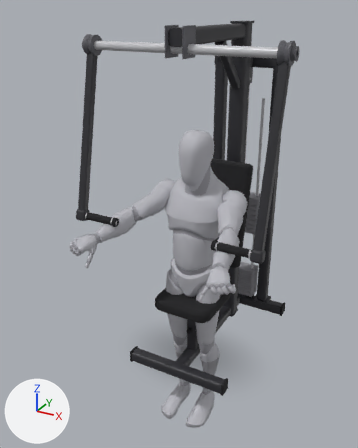
Before and after pictures for a commit that changed the glTF model app/src/main/assets/mannequins/machine_chest_press.glb.
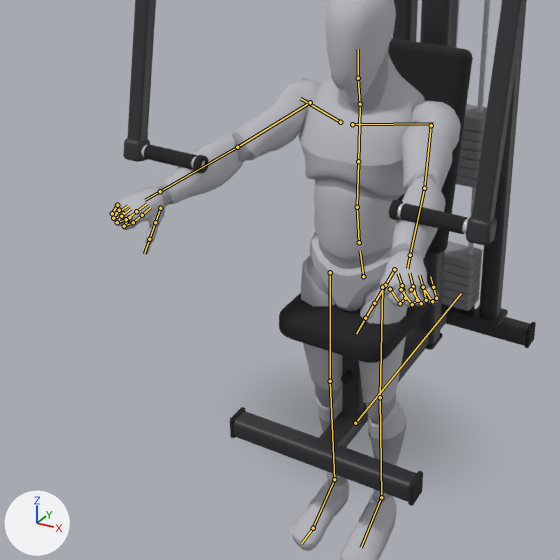
Each version is shown whole from a 50 mm camera at (1.15, -2.29, 2.03) aimed at (-0.14, 0.05, 0.85), then close up on the part from 4% to 83% of the width and 31% to 95% of the height. Every picture has the same lights, and +X, +Y and +Z are marked at lower left. The first two pictures are the older version. Both versions are drawn at frame 0 of the action 'lowering'; the numbers are the values there. The bones that change, and the others that lie on the model, are drawn over the model as lines in the close-ups.

Names of what the first close-up shows: 'body', 'body_1', 'chest_press_0', 'chest_press_16', 'chest_press_26', 'chest_press_38', 'chest_press_43', 'chest_press_46', 'chest_press_5', 'chest_press_7', 'chest_press_8', 'chest_press_9' and 30 more.
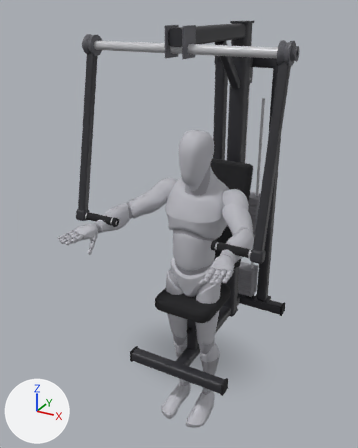
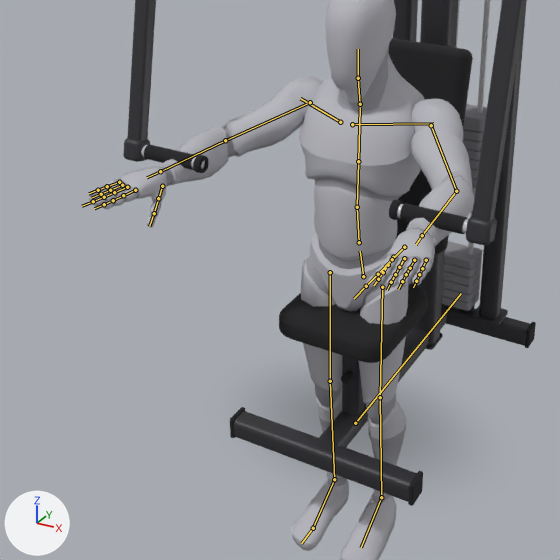
Where the change shows, as pixel boxes (x1, y1, x2, y2) in the close-ups (560 x 560 px):
'body', posed
    before: (111, 0, 461, 560)
    after: (88, 0, 474, 560)
'body_1', posed (13% wider)
    before: (112, 46, 435, 504)
    after: (98, 46, 464, 504)
bone 'upperarm_l', root to tip
    before: (431, 125) to (424, 188)
    after: (431, 125) to (456, 191)
bone 'lowerarm_l', root to tip
    before: (424, 188) to (410, 255)
    after: (456, 191) to (422, 235)
bone 'index_01_l', root to tip
    before: (390, 289) to (400, 303)
    after: (393, 257) to (388, 265)
bone 'index_02_l', root to tip
    before: (400, 303) to (405, 298)
    after: (388, 265) to (383, 272)
bone 'index_03_l', root to tip
    before: (405, 298) to (402, 285)
    after: (383, 272) to (378, 279)
bone 'middle_01_l', root to tip
    before: (401, 289) to (412, 304)
    after: (404, 258) to (399, 267)
bone 'middle_02_l', root to tip
    before: (412, 304) to (417, 300)
    after: (399, 267) to (395, 274)
bone 'middle_03_l', root to tip
    before: (417, 300) to (413, 286)
    after: (395, 274) to (391, 282)
bone 'pinky_01_l', root to tip
    before: (422, 287) to (432, 301)
    after: (426, 260) to (422, 268)
bone 'pinky_02_l', root to tip
    before: (432, 301) to (436, 298)
    after: (422, 268) to (419, 274)
bone 'pinky_03_l', root to tip
    before: (436, 298) to (433, 287)
    after: (419, 274) to (416, 281)
bone 'ring_01_l', root to tip
    before: (411, 289) to (421, 303)
    after: (414, 260) to (410, 268)
bone 'ring_02_l', root to tip
    before: (421, 303) to (426, 300)
    after: (410, 268) to (406, 274)
bone 'ring_03_l', root to tip
    before: (426, 300) to (423, 287)
    after: (406, 274) to (402, 281)
bone 'upperarm_r', root to tip
    before: (310, 102) to (237, 147)
    after: (310, 102) to (225, 140)
bone 'lowerarm_r', root to tip
    before: (237, 147) to (160, 191)
    after: (225, 140) to (160, 171)
bone 'index_01_r', root to tip
    before: (129, 217) to (124, 226)
    after: (135, 190) to (123, 195)
bone 'index_02_r', root to tip
    before: (124, 226) to (133, 222)
    after: (123, 195) to (113, 200)
bone 'index_03_r', root to tip
    before: (133, 222) to (142, 215)
    after: (113, 200) to (104, 204)
bone 'middle_01_r', root to tip
    before: (123, 213) to (117, 222)
    after: (127, 187) to (114, 192)
bone 'middle_02_r', root to tip
    before: (117, 222) to (126, 219)
    after: (114, 192) to (104, 197)
bone 'middle_03_r', root to tip
    before: (126, 219) to (136, 211)
    after: (104, 197) to (93, 201)
bone 'pinky_01_r', root to tip
    before: (117, 205) to (112, 213)
    after: (119, 182) to (107, 186)
bone 'pinky_02_r', root to tip
    before: (112, 213) to (119, 211)
    after: (107, 186) to (98, 190)
bone 'pinky_03_r', root to tip
    before: (119, 211) to (128, 205)
    after: (98, 190) to (89, 193)
bone 'ring_01_r', root to tip
    before: (119, 210) to (113, 218)
    after: (122, 185) to (110, 190)
bone 'ring_02_r', root to tip
    before: (113, 218) to (121, 216)
    after: (110, 190) to (101, 194)
bone 'ring_03_r', root to tip
    before: (121, 216) to (131, 208)
    after: (101, 194) to (91, 198)

The change in detail:
Bone 'upperarm_l' (bone_upperarm_l) turns from (67, -5, -49) to (50, -3, -29) degrees about its own x, y and z.
Bone 'lowerarm_l' (bone_lowerarm_l) turns from (5, 51, 4) to (39, 24, 18) degrees about its own x, y and z.
Bone 'index_01_l' (bone_index_01_l) turns from (58, 21, -37) to (0, 0, 0) degrees about its own x, y and z.
Bone 'index_02_l' (bone_index_02_l) turns from (62, 24, -39) to (0, 0, 0) degrees about its own x, y and z.
Bone 'index_03_l' (bone_index_03_l) turns from (47, 14, -31) to (0, 0, 0) degrees about its own x, y and z.
Bone 'middle_01_l' (bone_middle_01_l) turns from (57, 20, -36) to (0, 0, 0) degrees about its own x, y and z.
Bone 'middle_02_l' (bone_middle_02_l) turns from (60, 22, -38) to (0, 0, 0) degrees about its own x, y and z.
Bone 'middle_03_l' (bone_middle_03_l) turns from (45, 13, -30) to (0, 0, 0) degrees about its own x, y and z.
Bone 'pinky_01_l' (bone_pinky_01_l) turns from (56, 19, -36) to (0, 0, 0) degrees about its own x, y and z.
Bone 'pinky_02_l' (bone_pinky_02_l) turns from (60, 22, -37) to (0, 0, 0) degrees about its own x, y and z.
Bone 'pinky_03_l' (bone_pinky_03_l) turns from (45, 12, -30) to (0, 0, 0) degrees about its own x, y and z.
Bone 'ring_01_l' (bone_ring_01_l) turns from (56, 19, -36) to (0, 0, 0) degrees about its own x, y and z.
Bone 'ring_02_l' (bone_ring_02_l) turns from (60, 22, -37) to (0, 0, 0) degrees about its own x, y and z.
Bone 'ring_03_l' (bone_ring_03_l) turns from (45, 13, -30) to (0, 0, 0) degrees about its own x, y and z.
Bone 'upperarm_r' (bone_upperarm_r) turns from (67, 5, 49) to (50, 3, 29) degrees about its own x, y and z.
Bone 'lowerarm_r' (bone_lowerarm_r) turns from (5, -51, -4) to (39, -24, -18) degrees about its own x, y and z.
Bone 'index_01_r' (bone_index_01_r) turns from (58, -21, 37) to (0, 0, 0) degrees about its own x, y and z.
Bone 'index_02_r' (bone_index_02_r) turns from (62, -24, 39) to (0, 0, 0) degrees about its own x, y and z.
Bone 'index_03_r' (bone_index_03_r) turns from (47, -14, 31) to (0, 0, 0) degrees about its own x, y and z.
Bone 'middle_01_r' (bone_middle_01_r) turns from (57, -20, 36) to (0, 0, 0) degrees about its own x, y and z.
Bone 'middle_02_r' (bone_middle_02_r) turns from (60, -22, 38) to (0, 0, 0) degrees about its own x, y and z.
Bone 'middle_03_r' (bone_middle_03_r) turns from (45, -13, 30) to (0, 0, 0) degrees about its own x, y and z.
Bone 'pinky_01_r' (bone_pinky_01_r) turns from (56, -19, 36) to (0, 0, 0) degrees about its own x, y and z.
Bone 'pinky_02_r' (bone_pinky_02_r) turns from (60, -22, 37) to (0, 0, 0) degrees about its own x, y and z.
Bone 'pinky_03_r' (bone_pinky_03_r) turns from (45, -12, 30) to (0, 0, 0) degrees about its own x, y and z.
Bone 'ring_01_r' (bone_ring_01_r) turns from (56, -19, 36) to (0, 0, 0) degrees about its own x, y and z.
Bone 'ring_02_r' (bone_ring_02_r) turns from (60, -22, 37) to (0, 0, 0) degrees about its own x, y and z.
Bone 'ring_03_r' (bone_ring_03_r) turns from (45, -13, 30) to (0, 0, 0) degrees about its own x, y and z.
